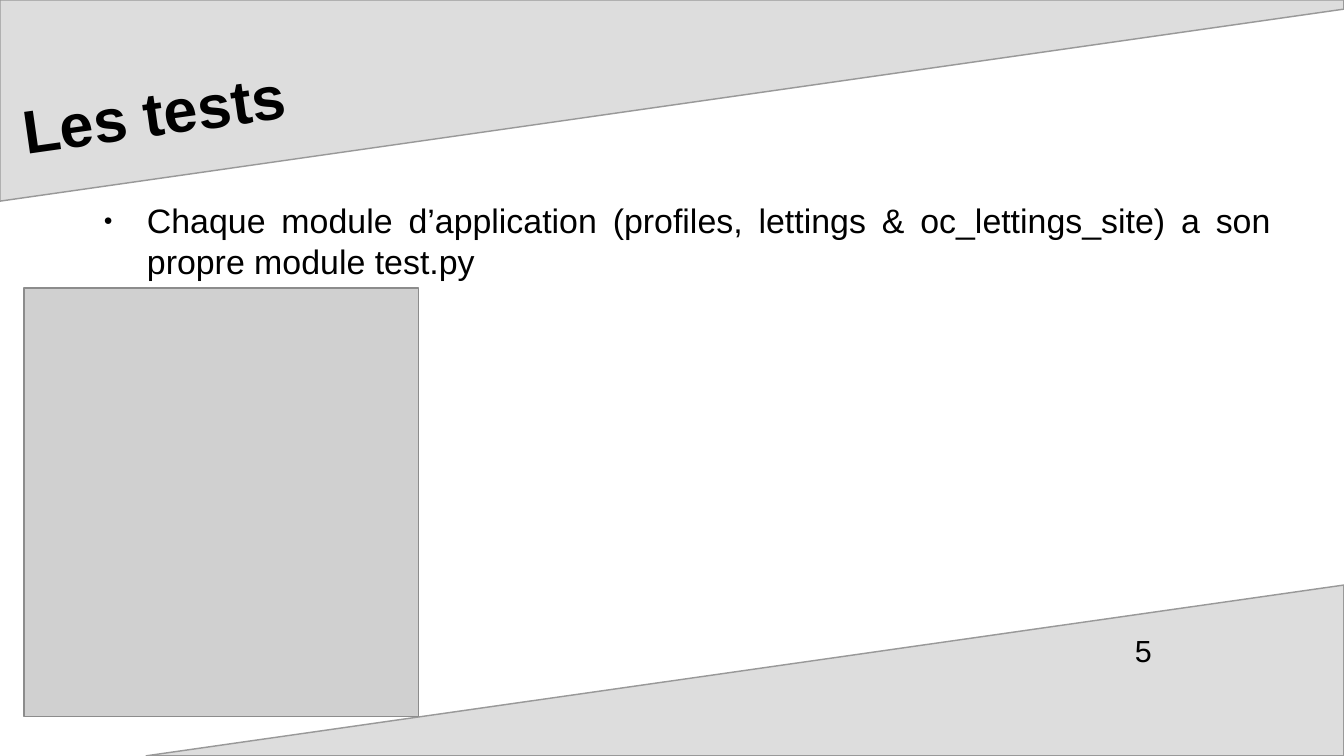
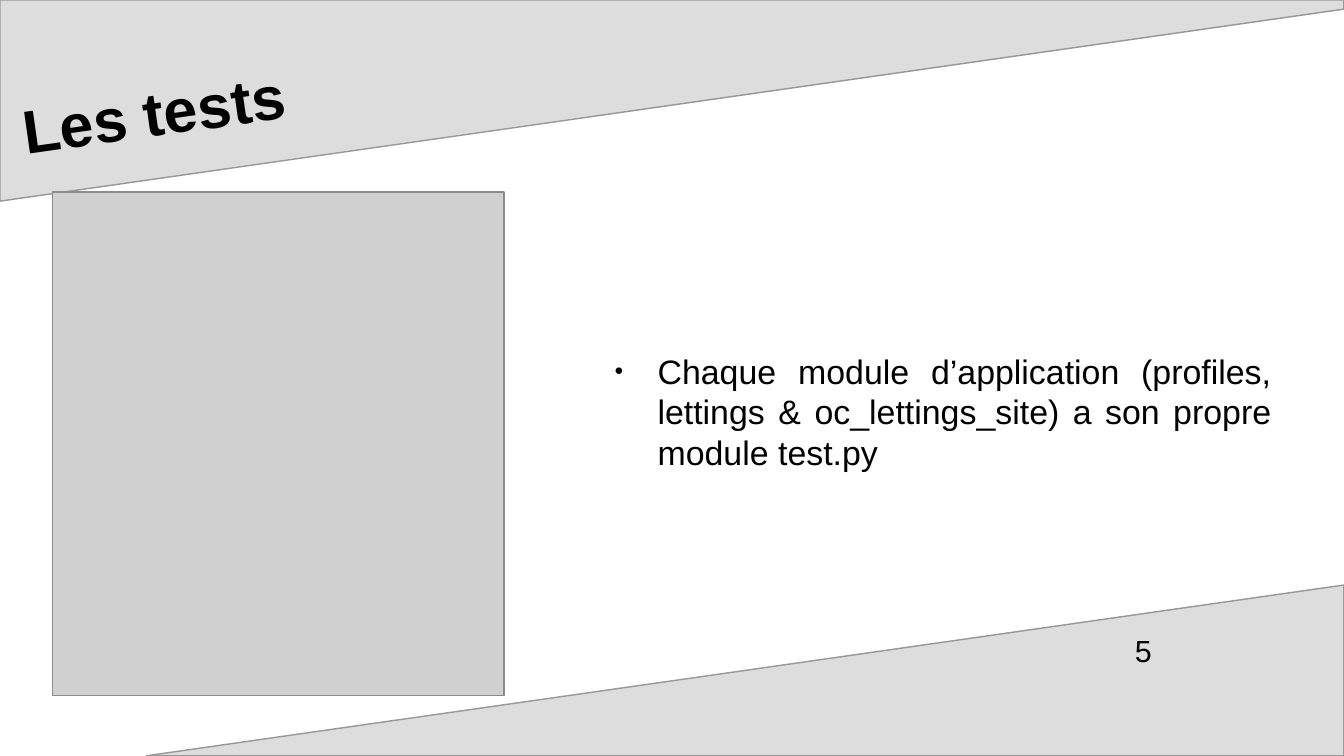
Before and after one commit to mcourte/OC_Projet13, a slide deck: slide 5 of ppt_soutenance.odp. Drawn at 1344x756 pixels with LibreOffice and Linux fonts; fonts in the diff are those of the drawing; grey boxes stand for pictures; background and template pictures are left out. Boxes give left, top, right and bottom in pixels: in the first picture for what was removed or moved away, otherwise in the second. Text is boxed around its words. In the diff, an @@ line names an element or a change of style, - is before the commit and + after.

```diff
--- a/ppt_soutenance.odp
+++ b/ppt_soutenance.odp
@@ picture: place and size @@
-picture at (24, 288, 420, 717)
+picture at (52, 191, 504, 695)
@@ text "Chaque module d’application (profiles, lettings ..." rewrapped from (147, 208, 1271, 281) to (658, 359, 1271, 472) @@
```
Also in this commit, not shown: 1 other slide changed, 1 other file.
